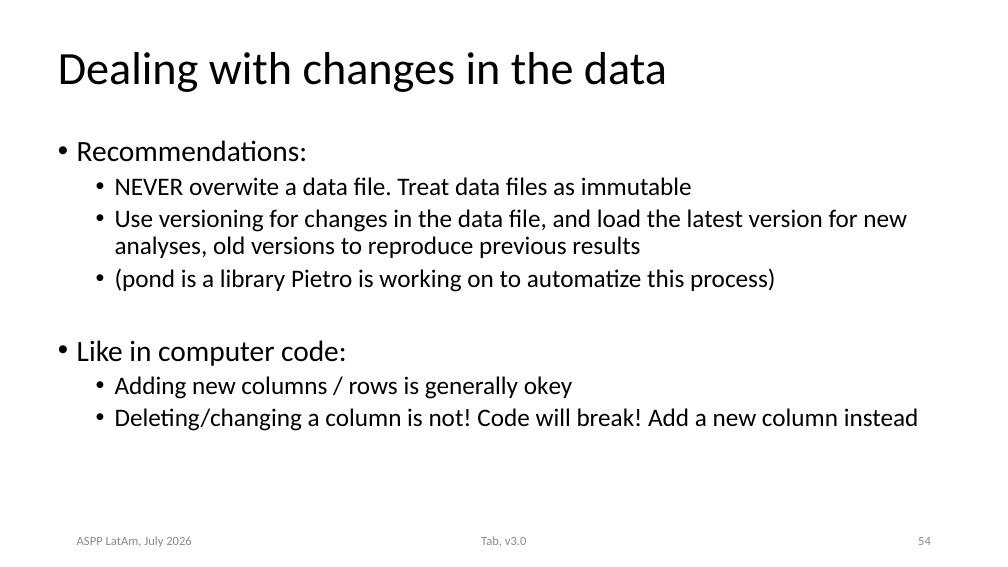
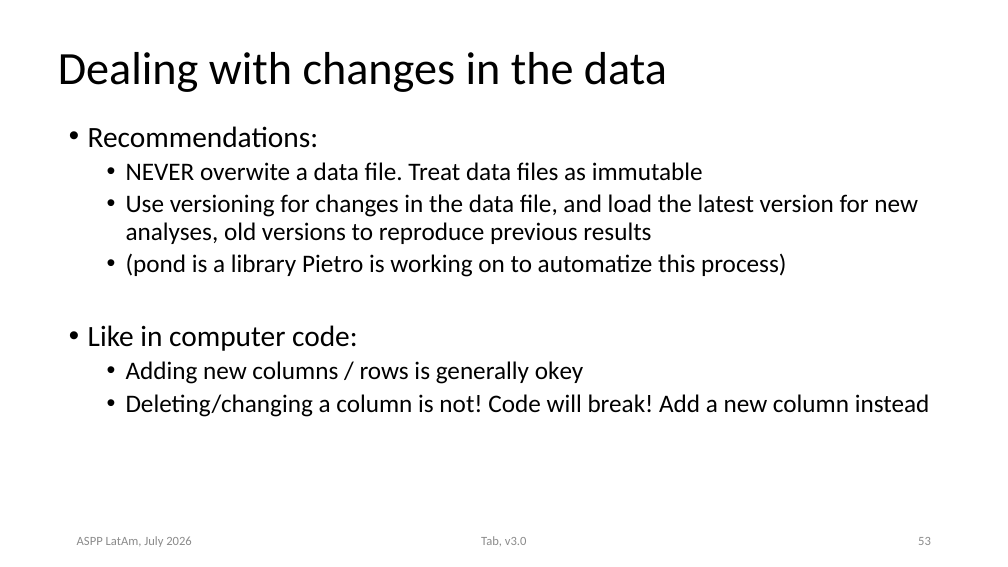
Before and after one commit to ASPP/data_class, a slide deck: slide 53 of tabular_data.pptx (slide 54 before the commit). Drawn at 1008x567 pixels with LibreOffice and Linux fonts; fonts in the diff are those of the drawing. Boxes give left, top, right and bottom in pixels: in the first picture for what was removed or moved away, otherwise in the second. Text is boxed around its words. In the diff, an @@ line names an element or a change of style, - is before the commit and + after.

```diff
--- a/tabular_data.pptx
+++ b/tabular_data.pptx
@@ text "Recommendations:": place and size @@
-text "Recommendations:" at [77, 140, 919, 431]
+text "Recommendations:" at [88, 126, 930, 417]
@@ page number at [918, 537, 931, 545]: text changed @@
-54
+53
```
Also in this commit, not shown: 12 other slides changed, 1 slide removed, 1 other file.
